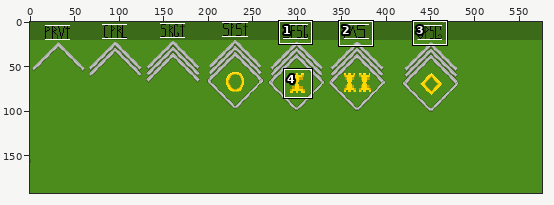
Pixel-art file: Concept/Ranks/Ranks.aseprite. Above, an overview of the earlier version with the close-up marked.
Close-up. Before:
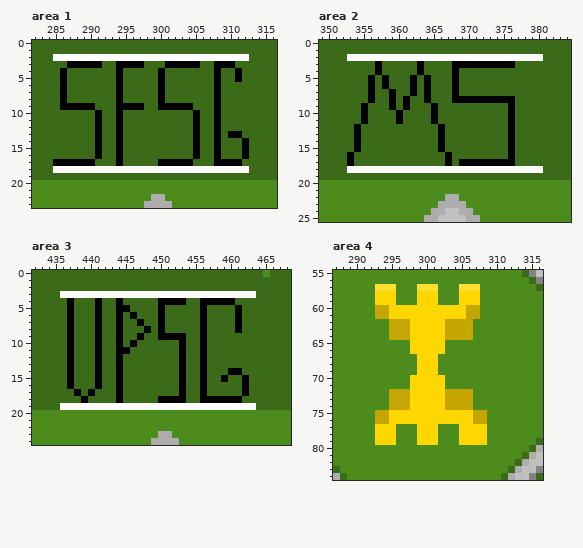
576x192 pixels, 1 frame. Shown: area 1: x 282..316, y 0..23; area 2: x 349..384, y 0..25; area 3: x 432..468, y 0..24; area 4: x 287..316, y 55..84. The commit also changed other parts of the picture, which this record leaves out.
Once edited:
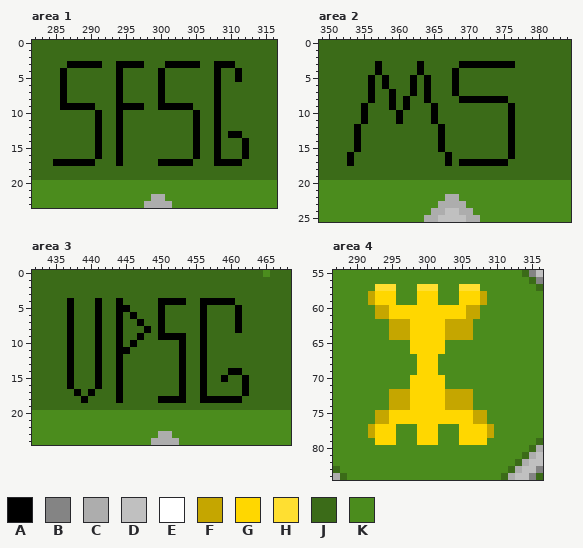
Palette (. is transparent): A #000000  B #848484  C #adadad  D #c0c0c0  E #ffffff  F #c5a600  G #ffd700  H #ffdf31  J #3b6b18  K #4b8c1d
Edits made:
Area 1, layer "Layer 1":
y 2: x 285..312 EEEEEEEEEEEEEEEEEEEEEEEEEEEE -> JJJJJJJJJJJJJJJJJJJJJJJJJJJJ
y 18: x 285..312 EEEEEEEEEEEEEEEEEEEEEEEEEEEE -> JJJJJJJJJJJJJJJJJJJJJJJJJJJJ
Area 2, layer "Layer 1":
y 2: x 353..380 EEEEEEEEEEEEEEEEEEEEEEEEEEEE -> JJJJJJJJJJJJJJJJJJJJJJJJJJJJ
y 3: x 368 A -> J
y 8: x 368 A -> J; x 376 A -> J
y 17: x 376 A -> J
y 18: x 353..380 EEEEEEEEEEEEEEEEEEEEEEEEEEEE -> JJJJJJJJJJJJJJJJJJJJJJJJJJJJ
Area 3, layer "Layer 1":
y 3: x 436..463 EEEEEEEEEEEEEEEEEEEEEEEEEEEE -> JJJJJJJJJJJJJJJJJJJJJJJJJJJJ
y 19: x 436..463 EEEEEEEEEEEEEEEEEEEEEEEEEEEE -> JJJJJJJJJJJJJJJJJJJJJJJJJJJJ
Area 4, layer "Layer 1":
y 58..59: x 292 K -> F; x 308 K -> F
y 77..78: x 292 K -> F; x 309 K -> F
